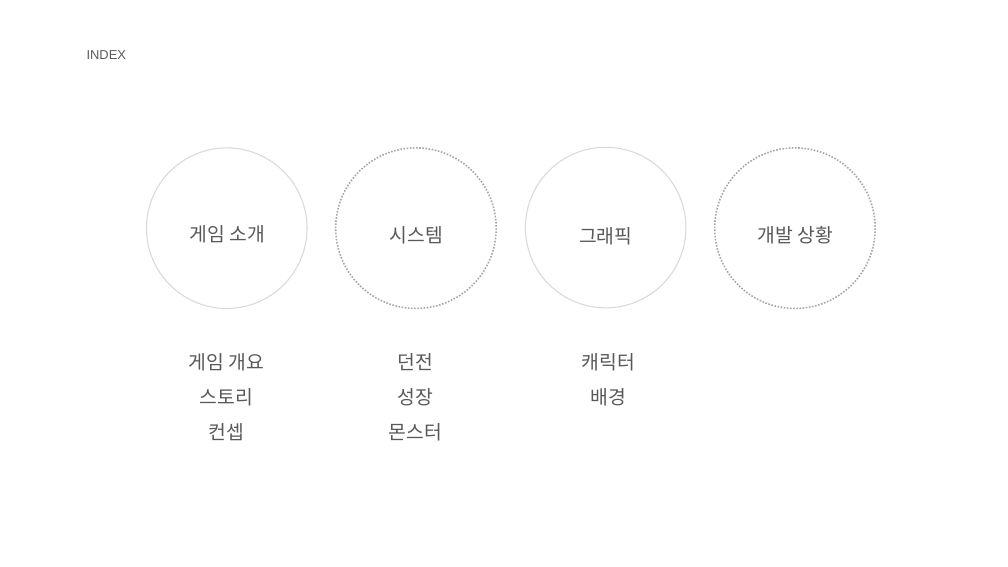
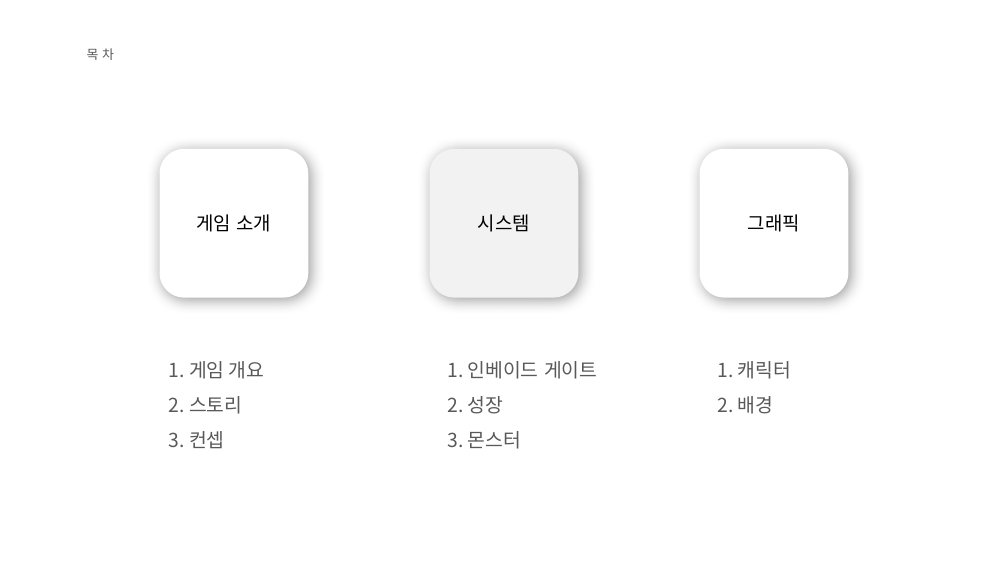
Before and after one commit to KJGoody/Daemonis, a slide deck: slide 2 of Deamonis(데모니스) 기획서/Daemonis PPT.pptx. Drawn at 1008x567 pixels with LibreOffice and Linux fonts; fonts in the diff are those of the drawing; background and template pictures are left out. Boxes give left, top, right and bottom in pixels: in the first picture for what was removed or moved away, otherwise in the second. Text is boxed around its words. In the diff, an @@ line names an element or a change of style, - is before the commit and + after.

```diff
--- a/Deamonis(데모니스) 기획서/Daemonis PPT.pptx
+++ b/Deamonis(데모니스) 기획서/Daemonis PPT.pptx
@@ text at (87, 48, 114, 60): text changed; font Arial to Noto Sans CJK KR @@
-INDEX
+목 차
@@ rounded rectangle "게임 소개": place and size @@
-rounded rectangle "게임 소개" at (190, 225, 266, 243)
+rounded rectangle "게임 소개" at (160, 149, 309, 298)
@@ rounded rectangle "게임 소개" at (160, 149, 309, 298): size 18.4 to 18 pt, font Arial to Noto Sans CJK KR, text colour #595959 to #000000; line spacing 1.5 to 1; vertical alignment top to middle; fill none to #FFFFFF; shadow on @@
@@ rounded rectangle "시스템": place and size @@
-rounded rectangle "시스템" at (390, 226, 443, 244)
+rounded rectangle "시스템" at (430, 149, 578, 298)
@@ rounded rectangle "시스템" at (430, 149, 578, 298): size 18.4 to 18 pt, font Arial to Noto Sans CJK KR, text colour #595959 to #000000; line spacing 1.5 to 1; vertical alignment top to middle; fill none to #F2F2F2; shadow on @@
@@ rounded rectangle "그래픽" at (699, 149, 848, 298): size 18.4 to 18 pt, font Arial to Noto Sans CJK KR, text colour #595959 to #000000; line spacing 1.5 to 1; vertical alignment top to middle; fill none to #FFFFFF; shadow on @@
@@ rounded rectangle "그래픽": place and size @@
-rounded rectangle "그래픽" at (579, 227, 632, 245)
+rounded rectangle "그래픽" at (699, 149, 848, 298)
@@ group removed at (147, 147, 875, 309): 4 ellipses, 1 text @@
-개발 상황
@@ text at (169, 361, 265, 449): text changed; font Arial to Noto Sans CJK KR @@
-게임 개요
-스토리
-컨셉
+1. 게임 개요
+2. 스토리
+3. 컨셉
@@ text at (447, 361, 597, 449): text changed; font Arial to Noto Sans CJK KR @@
-던전
-성장
-몬스터
+1. 인베이드 게이트
+2. 성장
+3. 몬스터
@@ text at (717, 361, 791, 414): text changed; font Arial to Noto Sans CJK KR @@
-캐릭터
-배경
+1. 캐릭터
+2. 배경
```
Also in this commit, not shown: 18 other slides changed.
